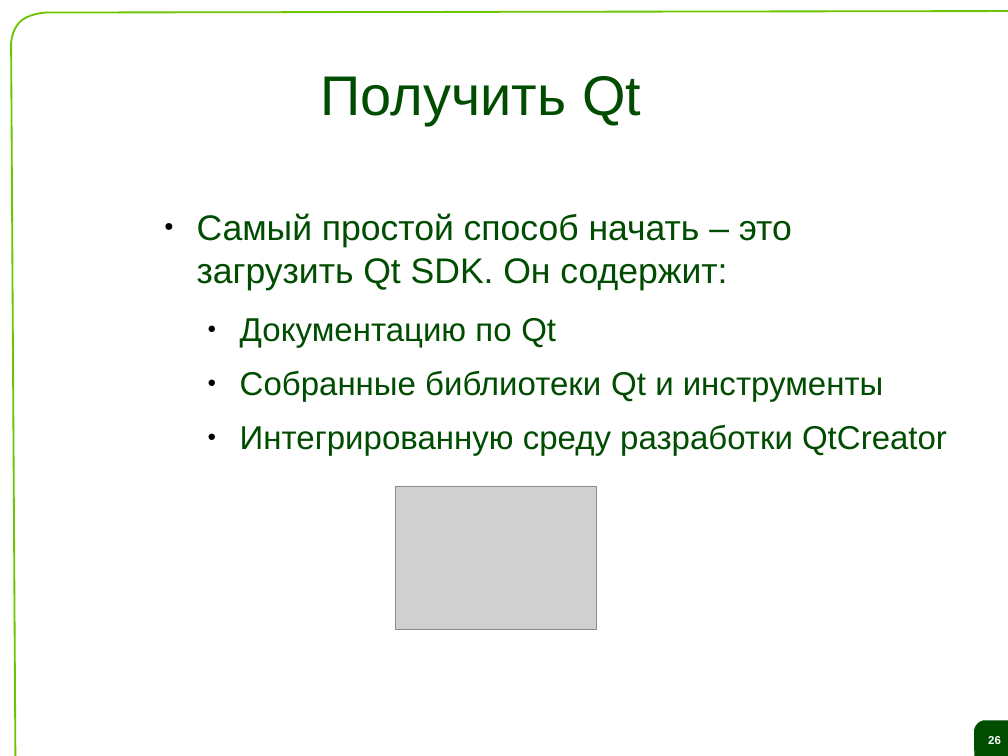
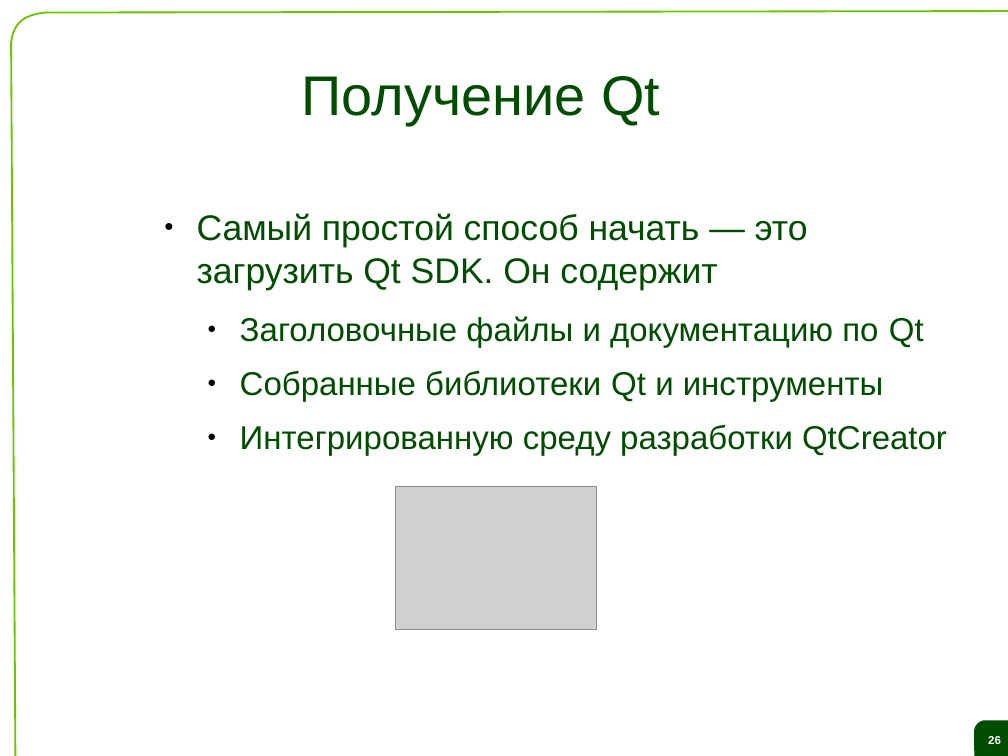
Before and after one commit to saa/qecm, a slide deck: slide 26 of Lectures and Exercises/L01 - The ideas behind Qt and a live demo/L1 Slides.odp. Drawn at 1008x756 pixels with LibreOffice and Linux fonts; fonts in the diff are those of the drawing; grey boxes stand for pictures; background and template pictures are left out. Boxes give left, top, right and bottom in pixels: in the first picture for what was removed or moved away, otherwise in the second. Text is boxed around its words. In the diff, an @@ line names an element or a change of style, - is before the commit and + after.

```diff
--- a/Lectures and Exercises/L01 - The ideas behind Qt and a live demo/L1 Slides.odp
+++ b/Lectures and Exercises/L01 - The ideas behind Qt and a live demo/L1 Slides.odp
@@ title at bbox=[302, 76, 660, 125]: text changed @@
-Получить Qt
+Получение Qt
@@ text at bbox=[197, 213, 924, 348]: text changed @@
-● Самый простой способ начать – это загрузить Qt SDK. Он содержит:
-  ● Документацию по Qt
+● Самый простой способ начать — это загрузить Qt SDK. Он содержит
+  ● Заголовочные файлы и документацию по Qt
```
Also in this commit, not shown: 13 other slides changed.
